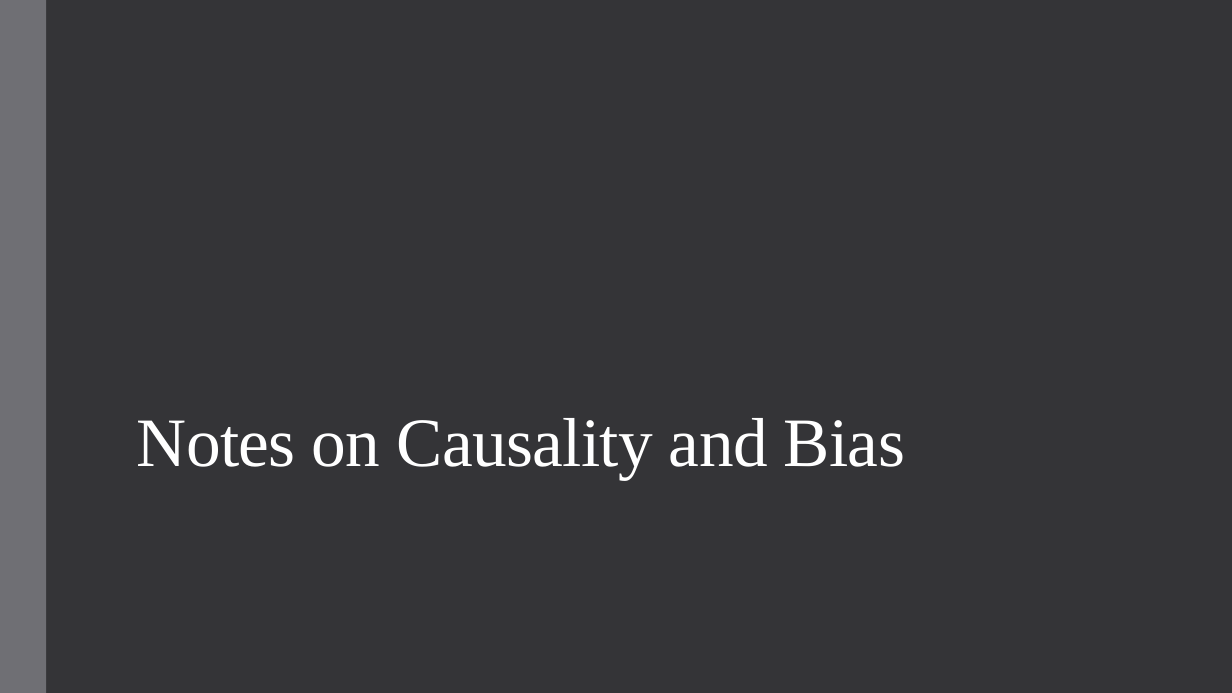
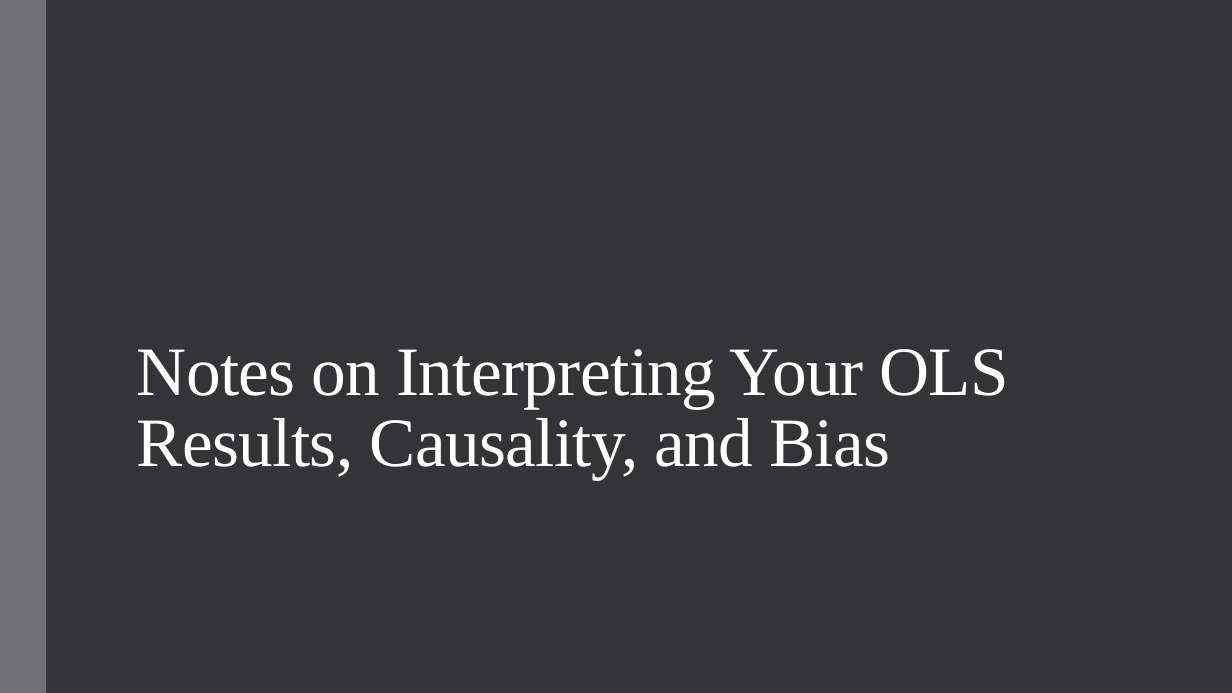
Before and after one commit to alex-hoagland/HAD5744, a slide deck: slide 48 of Lecture04_MultivariateOLS2/Lecture4_MultivariateOLS2.pptx. Drawn at 1232x693 pixels with LibreOffice and Linux fonts; fonts in the diff are those of the drawing. Boxes give left, top, right and bottom in pixels: in the first picture for what was removed or moved away, otherwise in the second. Text is boxed around its words. In the diff, an @@ line names an element or a change of style, - is before the commit and + after.

```diff
--- a/Lecture04_MultivariateOLS2/Lecture4_MultivariateOLS2.pptx
+++ b/Lecture04_MultivariateOLS2/Lecture4_MultivariateOLS2.pptx
@@ title at <box>137,349,1009,480</box>: text changed @@
-Notes on Causality and Bias
+Notes on Interpreting Your OLS Results, Causality, and Bias
```
Also in this commit, not shown: 5 other slides changed, 17 slides added, 3 other files.
